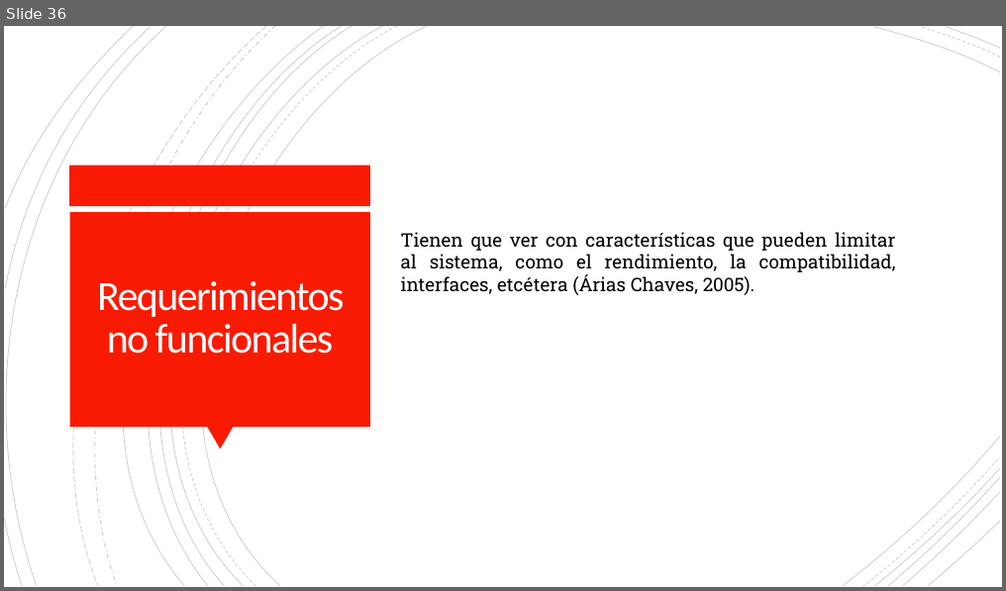
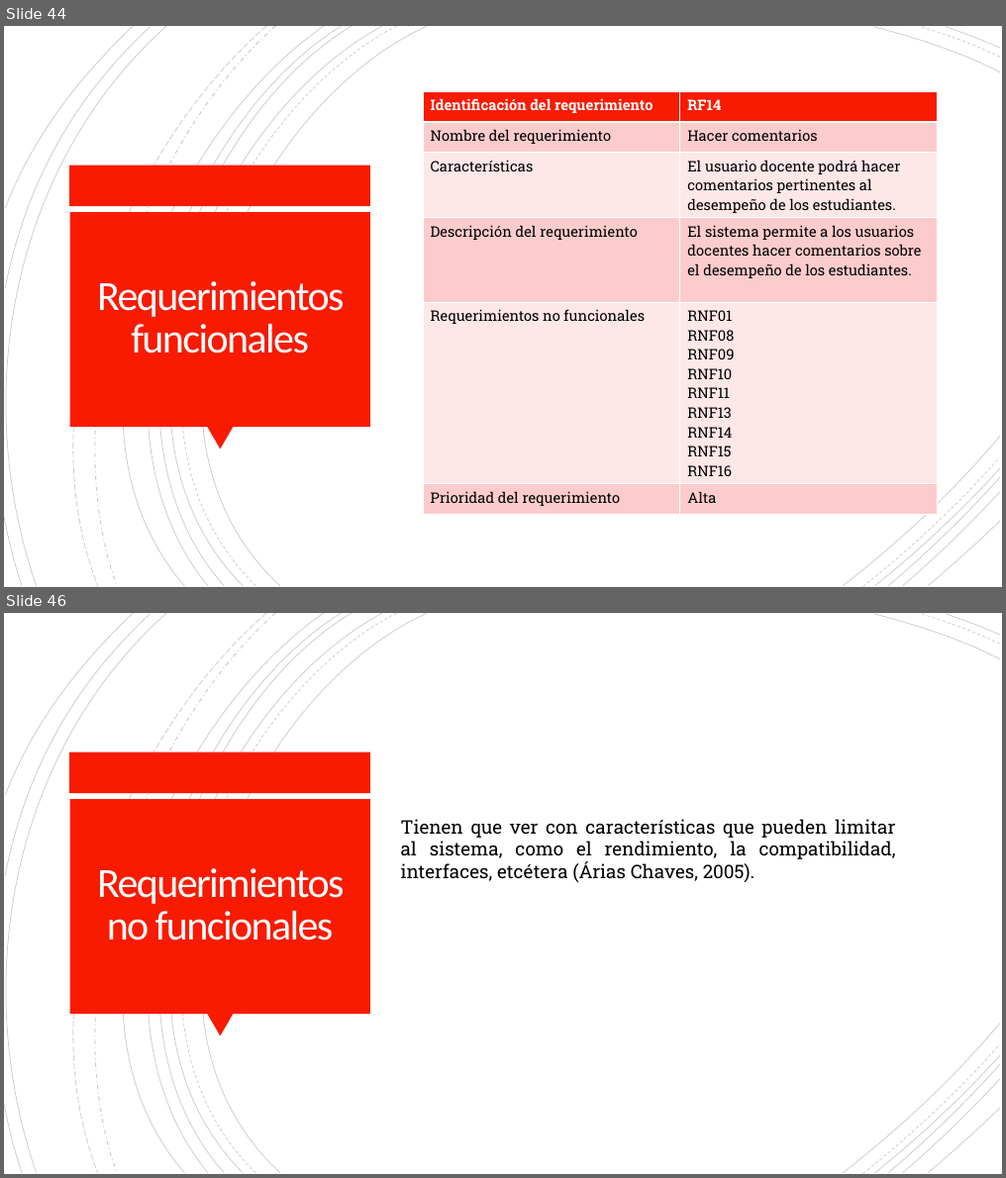
Before and after one commit to Dillan444/PROYECTO_SENA, a slide deck: PLANTEAMIENTO_DEL_PROBLEMA.pptx. Shown one above the other, each under a label of ours: slide 36 before the commit, slides 44 and 46 after it; the slides between them are not shown. The pictures are 1006x591 and 1006x1178 pixels, drawn with LibreOffice and Linux fonts; fonts in the diff are those of the drawing. Boxes give left, top, right and bottom in pixels: in the first picture for what was removed or moved away, otherwise in the second. Text is boxed around its words. In the diff, an @@ line names an element or a change of style, - is before the commit and + after.

Commit message:
doc:RF_RNF.V11.17/04/2021
Se corrigen los requerimientos funcionales y los no funcionales de acuerdo con las observaciones que se hicieron en la sustentación.

```diff
--- a/PLANTEAMIENTO_DEL_PROBLEMA.pptx
+++ b/PLANTEAMIENTO_DEL_PROBLEMA.pptx
@@ slide 44 added at (4,26,1002,587), background #FFFFFF; not listed: 24 template elements that a slide beside it also shows @@
@@ table added at (423,92,937,510), 6 rows, 2 columns @@
+Identificación del requerimiento | RF14
+Nombre del requerimiento | Hacer comentarios
+Características | El usuario docente podrá hacer comentarios pertinentes al desempeño de los estudiantes.
+Descripción del requerimiento | El sistema permite a los usuarios docentes hacer comentarios sobre el desempeño de los estudiantes.
+Requerimientos no funcionales | RNF01 / RNF08 / RNF09 / RNF10 / RNF11 / RNF13 / RNF14 / RNF15 / RNF16
+Prioridad del requerimiento | Alta
@@ title added at (97,281,344,354), 40 pt, text #FFFEFF @@
+Requerimientos funcionales
@@ what was slide 36 is now slide 46 @@
```
Also in this commit, not shown: 9 slides changed, 20 other slides added, 2 slides removed, 1 other file.
